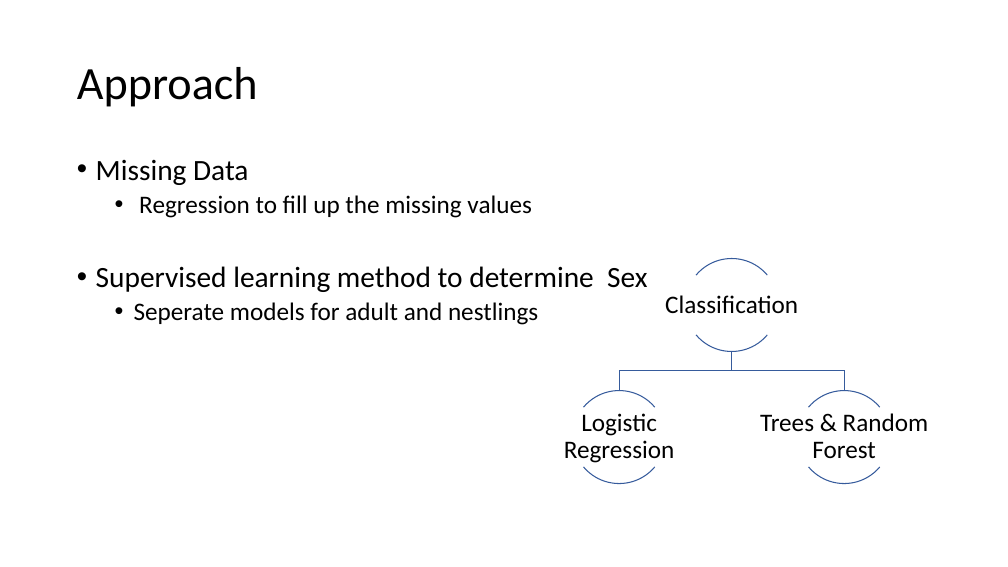
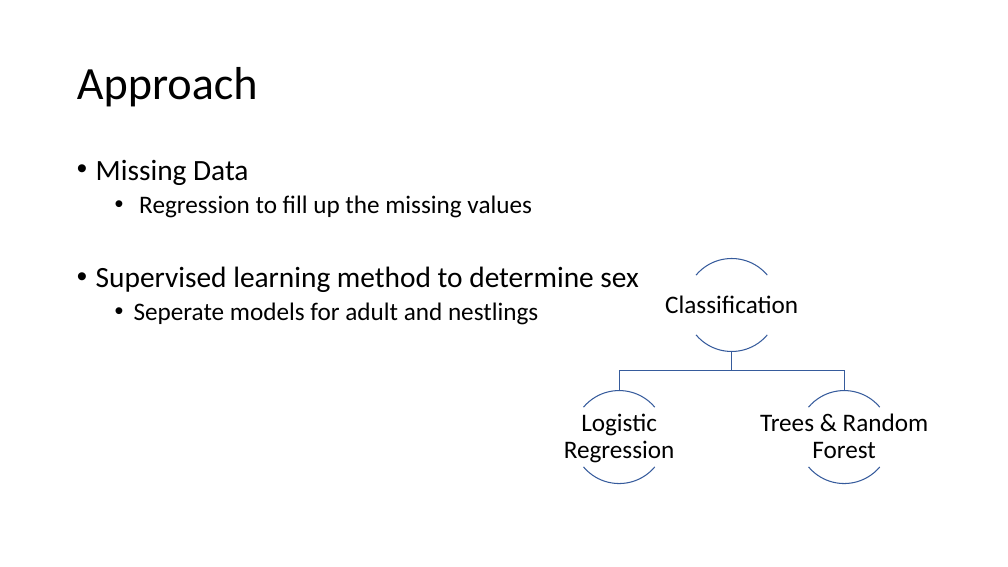
Before and after one commit to AlderCoder/Snow-finches, a slide deck: slide 12 of initial presentation.pptx (slide 7 before the commit). Drawn at 1008x567 pixels with LibreOffice and Linux fonts; fonts in the diff are those of the drawing. Boxes give left, top, right and bottom in pixels: in the first picture for what was removed or moved away, otherwise in the second. Text is boxed around its words. In the diff, an @@ line names an element or a change of style, - is before the commit and + after.

```diff
--- a/initial presentation.pptx
+++ b/initial presentation.pptx
@@ text at [96,266,638,292]: text changed @@
-• Supervised learning method to determine Sex
+• Supervised learning method to determine sex
```
Also in this commit, not shown: 4 other slides changed, 5 slides added, 1 other file.
